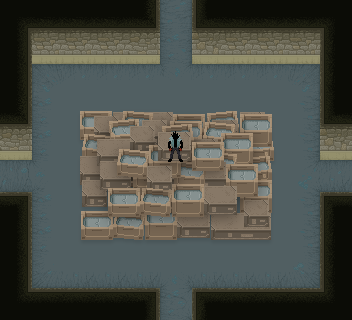
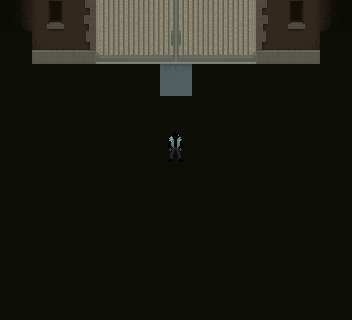
Revision of a layered (352, 320) image; what changed, layer by layer:
showed group "layout_final overlay" (5 layers) over [14, 0, 338, 96]
hid group "layout_ring" (8 layers) over [0, 0, 352, 320]
